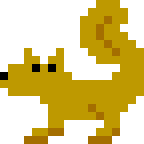
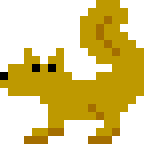
Comparing the layer stacks of the two 144px x 144px images. Changes:
painted on "Background" over box(96, 64, 120, 80)
